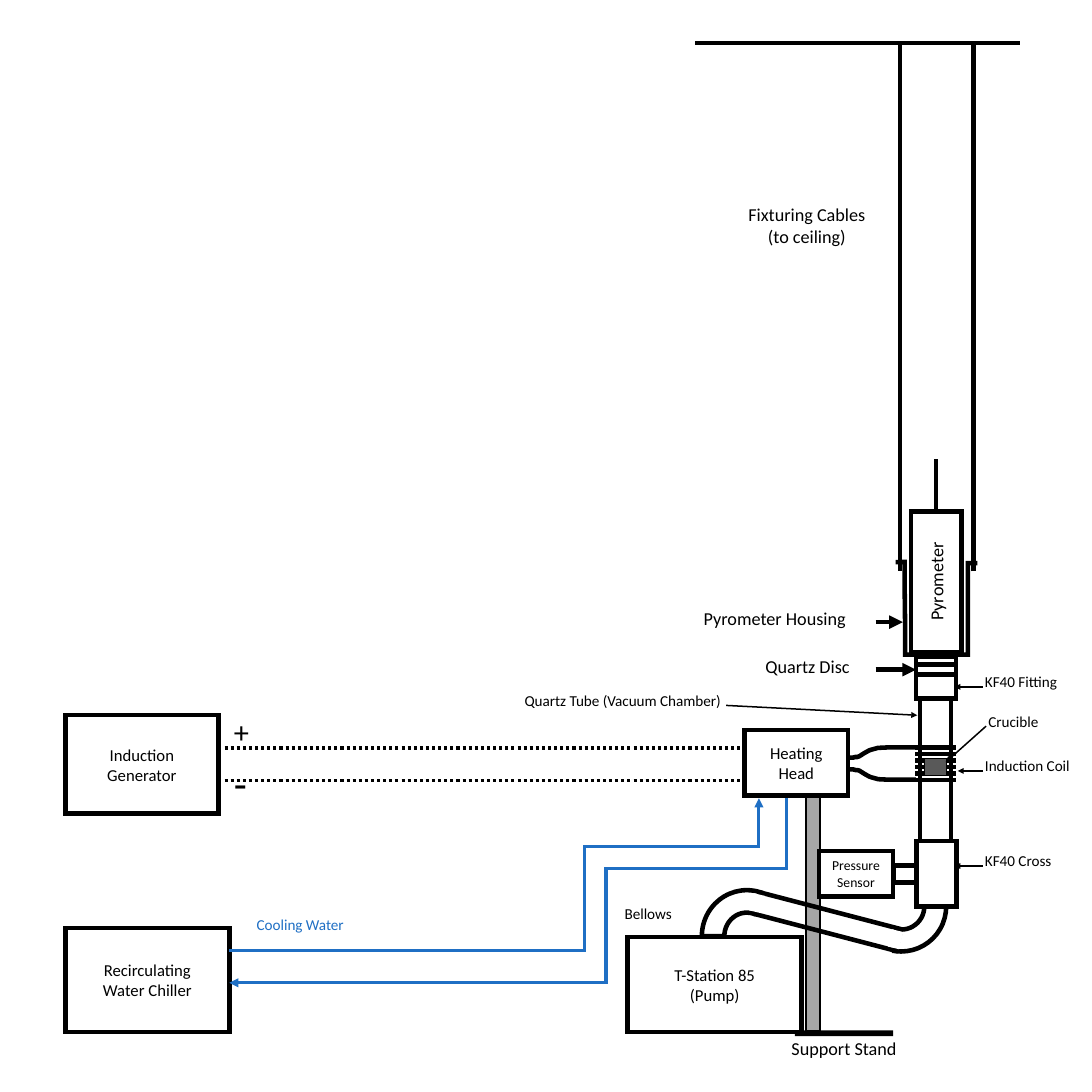
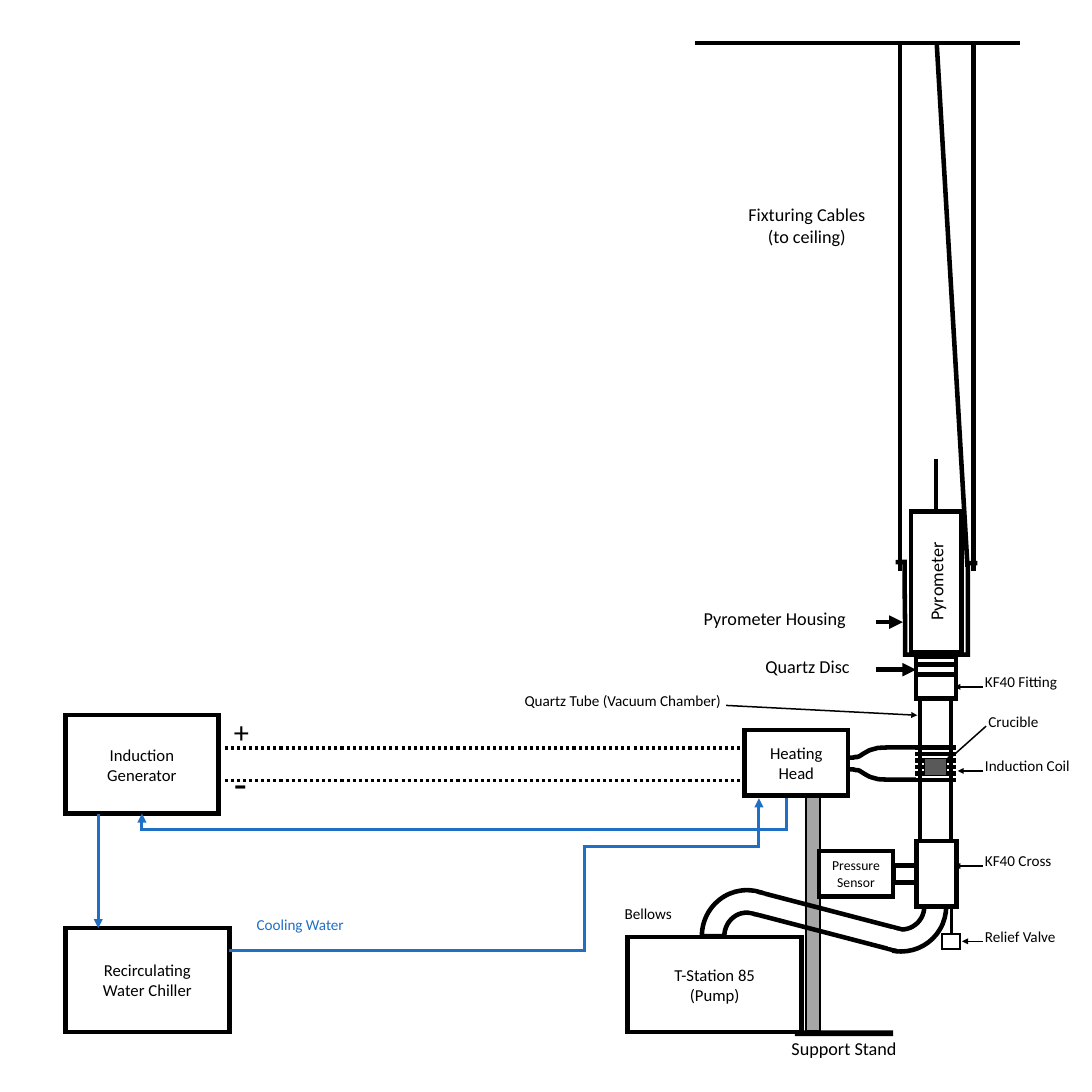
Before and after one commit to vertical-cloud-lab/custom-induction-furnace, a slide deck: slide 1 of docs/induction-furnace-schematic-v2.pptx. Drawn at 1092x1092 pixels with LibreOffice and Linux fonts; fonts in the diff are those of the drawing. Boxes give left, top, right and bottom in pixels: in the first picture for what was removed or moved away, otherwise in the second. Text is boxed around its words. In the diff, an @@ line names an element or a change of style, - is before the commit and + after.

```diff
--- a/docs/induction-furnace-schematic-v2.pptx
+++ b/docs/induction-furnace-schematic-v2.pptx
@@ line added from (937, 44) to (968, 567), #000000 3 pt @@
@@ freeform shape: place and size @@
-freeform shape at bbox=[229, 798, 786, 983]
+freeform shape at bbox=[142, 798, 786, 830]
@@ freeform shape added at bbox=[98, 814, 98, 928], outline #1F6FC4 2 pt @@
@@ line added from (951, 906) to (951, 934), #000000 2 pt @@
@@ rectangle added at bbox=[942, 934, 960, 949], fill #FFFFFF, outline #000000 1.25 pt @@
@@ arrow added from (983, 941) to (962, 941), #000000 1 pt @@
@@ text added at bbox=[985, 931, 1056, 942], 10 pt, text #000000 @@
+Relief Valve
```
Also in this commit, not shown: 5 other files.
